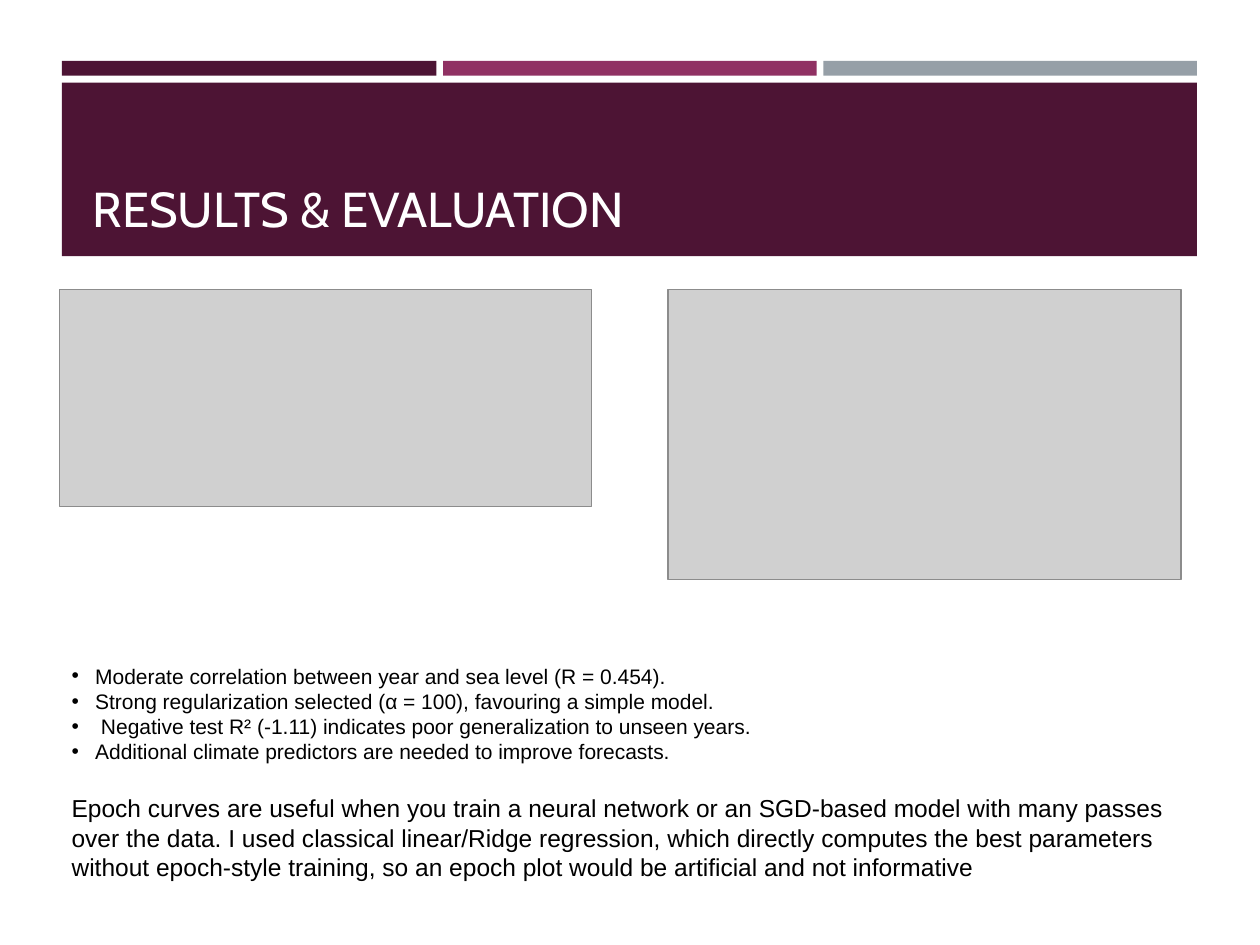
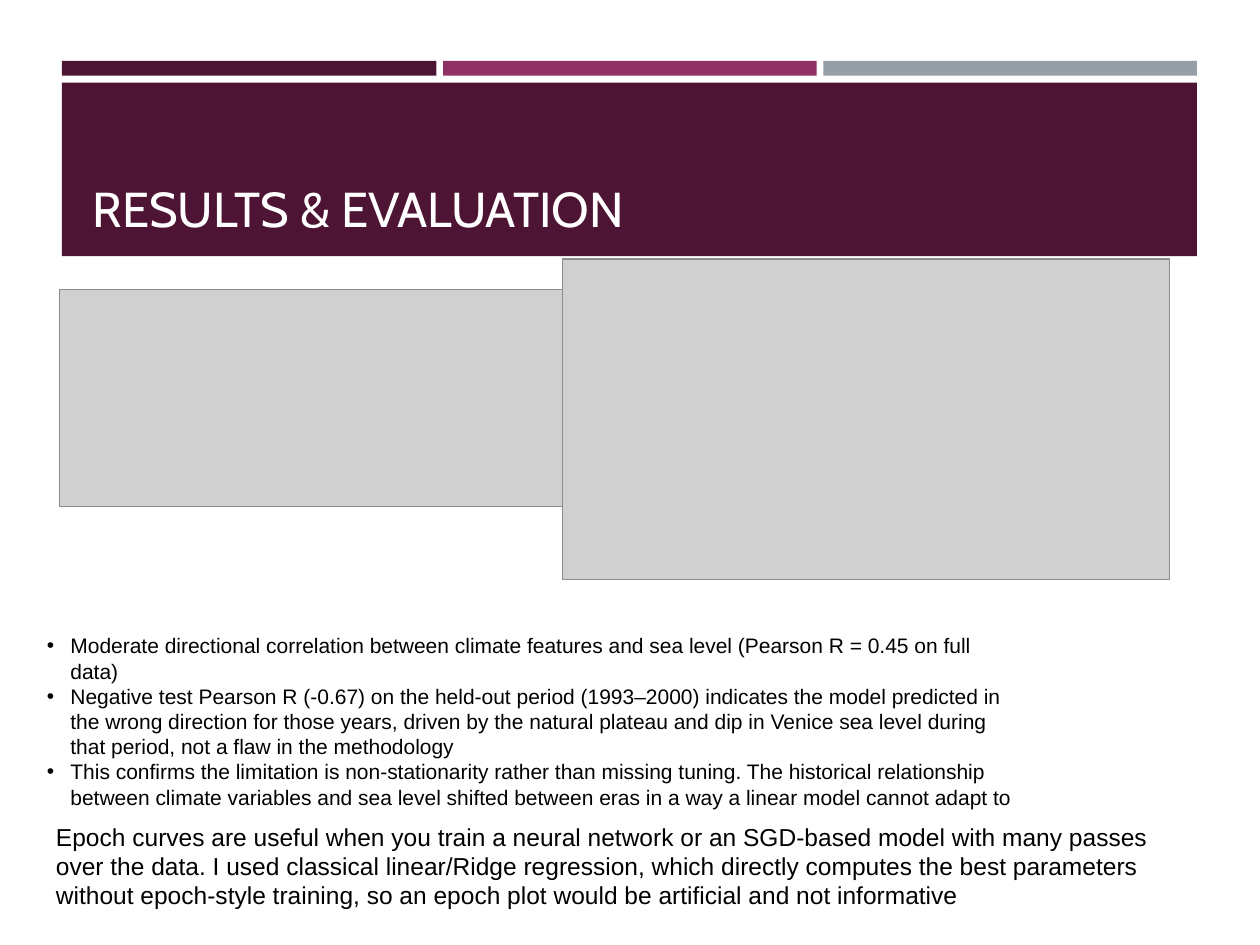
Before and after one commit to mali-ghanchi/floodcast_venice, a slide deck: slide 5 of Presentation/Floodcast Venice - Water you thinking 💦.pptx. Drawn at 1260x945 pixels with LibreOffice and Linux fonts; fonts in the diff are those of the drawing; grey boxes stand for pictures. Boxes give left, top, right and bottom in pixels: in the first picture for what was removed or moved away, otherwise in the second. Text is boxed around its words. In the diff, an @@ line names an element or a change of style, - is before the commit and + after.

```diff
--- a/Presentation/Floodcast Venice - Water you thinking 💦.pptx
+++ b/Presentation/Floodcast Venice - Water you thinking 💦.pptx
@@ picture: place and size @@
-picture at bbox=[668, 290, 1181, 580]
+picture at bbox=[562, 258, 1169, 578]
@@ text at bbox=[70, 637, 1011, 809]: text changed @@
-• Moderate correlation between year and sea level (R = 0.454).
-• Strong regularization selected (α = 100), favouring a simple model.
-• Negative test R² (-1.11) indicates poor generalization to unseen years.
-• Additional climate predictors are needed to improve forecasts.
+• Moderate directional correlation between climate features and sea level (Pearson R = 0.45 on full data)
+• Negative test Pearson R (-0.67) on the held-out period (1993–2000) indicates the model predicted in the wrong direction for those years, driven by the natural plateau and dip in Venice sea level during that period, not a flaw in the methodology
+• This confirms the limitation is non-stationarity rather than missing tuning. The historical relationship between climate variables and sea level shifted between eras in a way a linear model cannot adapt to
@@ text "Epoch curves are useful when ...": place and size @@
-text "Epoch curves are useful when ..." at bbox=[72, 799, 1163, 881]
+text "Epoch curves are useful when ..." at bbox=[56, 828, 1147, 909]
```
Also in this commit, not shown: 2 other slides changed, 4 other files.
